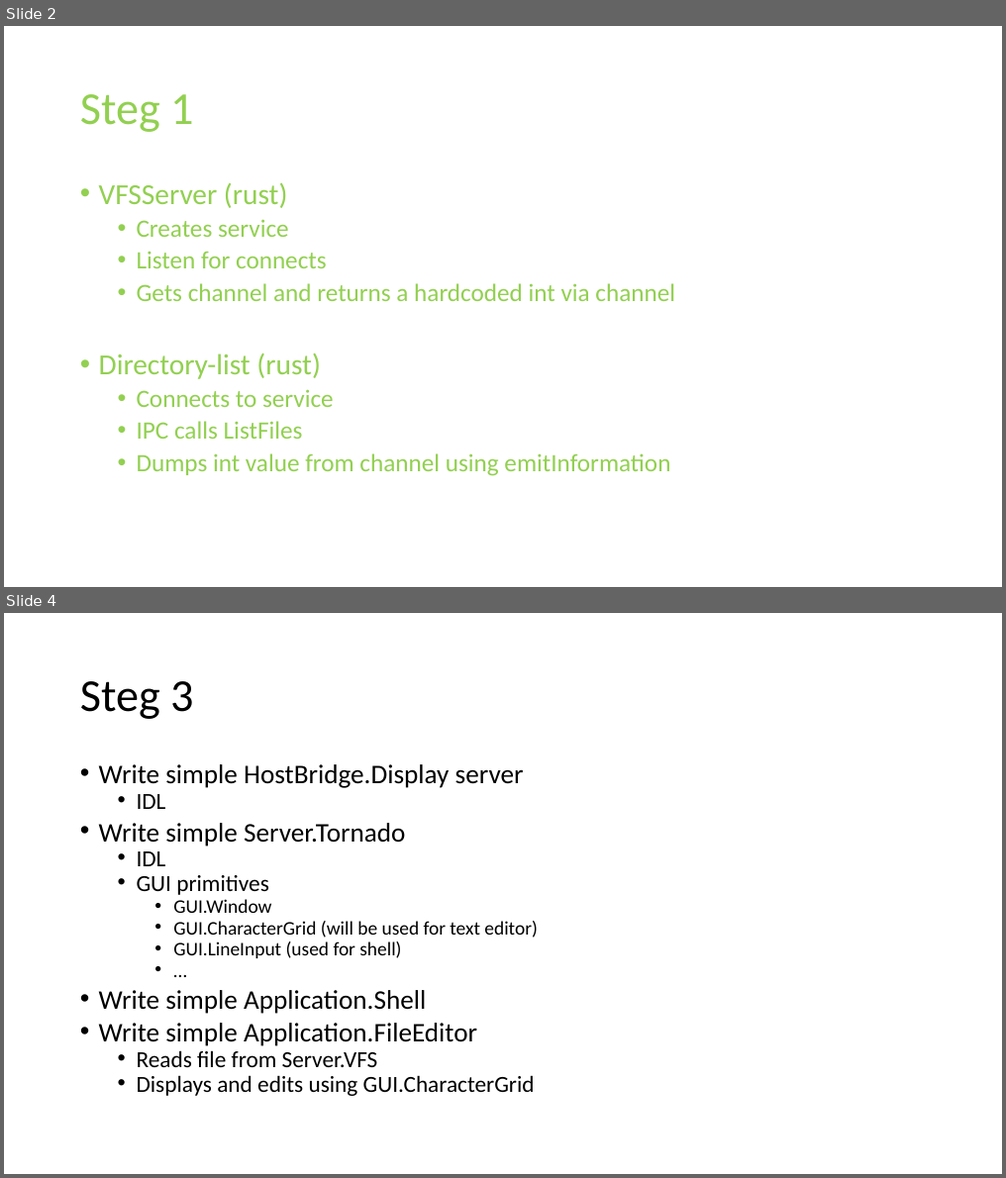
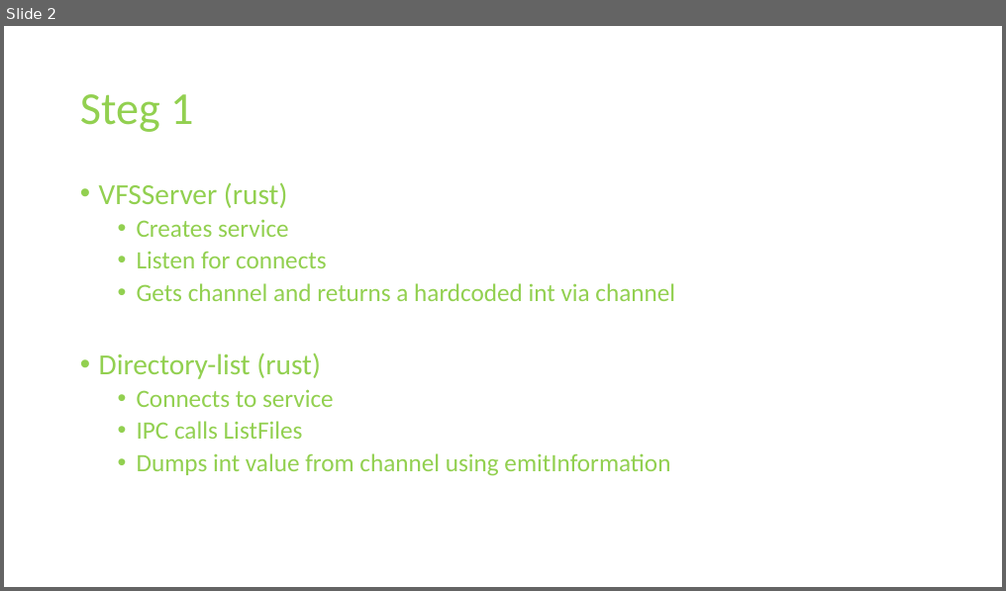
Before and after one commit to doverhill/ChaosLab, a slide deck: Structure.pptx. Shown one above the other, each under a label of ours: slides 2 and 4 before the commit, slide 2 after it; the slides between them are not shown. The pictures are 1006x1178 and 1006x591 pixels, drawn with LibreOffice and Linux fonts; fonts in the diff are those of the drawing. Boxes give left, top, right and bottom in pixels: in the first picture for what was removed or moved away, otherwise in the second. Text is boxed around its words. In the diff, an @@ line names an element or a change of style, - is before the commit and + after.

```diff
--- a/Structure.pptx
+++ b/Structure.pptx
@@ slide 4 removed at (4,613,1002,1174), background #FFFFFF @@
@@ title removed at (80,681,193,719) @@
-Steg 3
@@ text removed at (99,764,537,1096) @@
-• Write simple HostBridge.Display server
-  • IDL
-• Write simple Server.Tornado
-  • IDL
-  • GUI primitives
-    • GUI.Window
-    • GUI.CharacterGrid (will be used for text editor)
-    • GUI.LineInput (used for shell)
-    • …
-• Write simple Application.Shell
-• Write simple Application.FileEditor
-  • Reads file from Server.VFS
-  • Displays and edits using GUI.CharacterGrid
```
Also in this commit, not shown: 1 slide added, 2 other slides removed.
